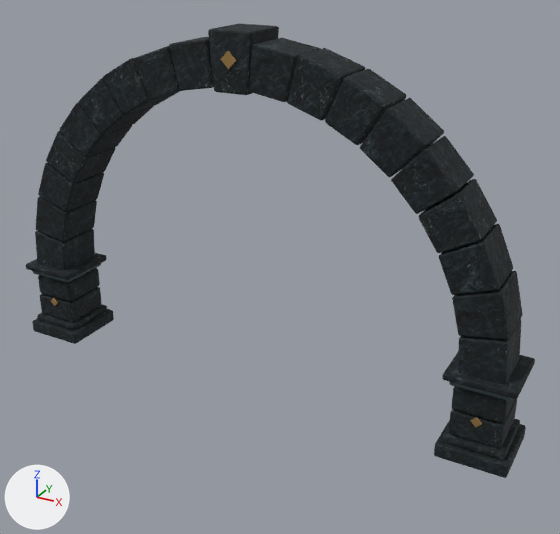
An edit to the glTF model public/assets/gallery-arch.glb, drawn before and after from the same camera.
The view is the same before and after, from a 50 mm camera at (6.15, -10.1, 7.33) aimed at (0.54, 0.11, 2.22). The axes (+X, +Y, +Z) are drawn at lower left. The lights are the same throughout. The picture after the commit comes second. Where no turn or scale is listed for an object, it has been applied to the vertices. Vertices at exactly the same position are counted once.

Names of what the first picture shows: 'gallery-arch — Weathered blue limestone' and 2 more.
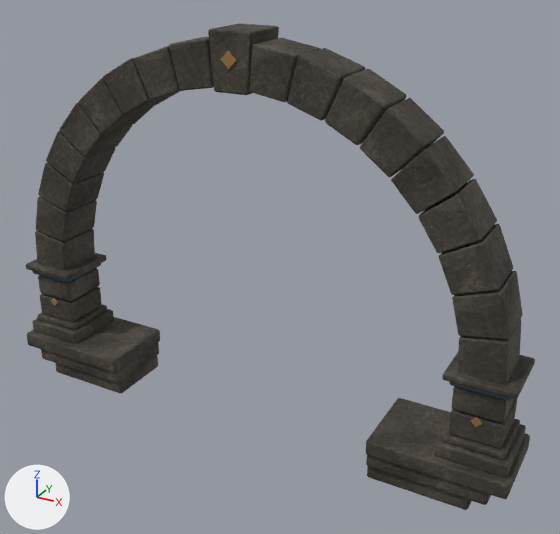
Where the newer file only moved an object's origin or applied its transform, the numbers keep the older frame.

The change, as a diff of the scene's bpy script:
```diff
--- a/public/assets/gallery-arch.glb.py
+++ b/public/assets/gallery-arch.glb.py
@@ img_limestone_roughness @@
+img_limestone_roughness = load_image('limestone-roughness', '_unpacked/limestone-roughness', 512, 512, 'Non-Color')
@@ img_limestone_color @@
+img_limestone_color = load_image('limestone-color', '_unpacked/limestone-color', 512, 512, 'sRGB')
@@ mat_weathered_warm_limestone @@
+mat_weathered_warm_limestone = bpy.data.materials.new('Weathered warm limestone')
+# uses the picture img_limestone_color
+# uses the picture img_limestone_roughness
+# uses the picture img_rock_normal
@@ me_cube_001 @@
 # used by ob_gallery_arch___weathered_blue_limestone; location = (-4.1, 0.0, 0.12)
-me_cube_001.from_pydata(...)  # 1624 vertices, 3132 faces; spans x -0.55..8.75, y -0.57..0.57, z -0.12..5.86
+me_cube_001.from_pydata(...)  # 1960 vertices, 3780 faces; spans x -0.62..8.82, y -0.71..0.71, z -0.91..5.86
+# me_cube_001 part 1: the loose piece of 56 vertices spanning x -0.55..0.55, y -0.57..0.57, z -0.12..0.12 is copied, and the copy is scaled about its middle by (1.78, 1.12, 1.15), then moved by (0.63, 0.0, -0.51), in mat_weathered_warm_limestone; it spans x -0.34..1.6, y -0.65..0.65, z -0.65..-0.37
+# me_cube_001 part 2: the loose piece of 56 vertices spanning x -0.55..0.55, y -0.57..0.57, z -0.12..0.12 is copied, and the copy is scaled about its middle by (1.52, 1.02, 1.15), then moved by (0.77, 0.0, -0.77), in mat_weathered_warm_limestone; it spans x -0.06..1.6, y -0.59..0.59, z -0.91..-0.63
+# me_cube_001 part 3: the loose piece of 56 vertices spanning x 7.65..8.75, y -0.57..0.57, z -0.12..0.12 is copied, and the copy is scaled about its middle by (1.78, 1.12, 1.15), then moved by (-0.63, 0.0, -0.51), in mat_weathered_warm_limestone; it spans x 6.6..8.54, y -0.65..0.65, z -0.65..-0.37
+# me_cube_001 part 4: the loose piece of 56 vertices spanning x 7.65..8.75, y -0.57..0.57, z -0.12..0.12 is copied, and the copy is scaled about its middle by (1.52, 1.02, 1.15), then moved by (-0.77, 0.0, -0.77), in mat_weathered_warm_limestone; it spans x 6.6..8.26, y -0.59..0.59, z -0.91..-0.63
+# me_cube_001 part 5: a new loose piece of 56 vertices spanning x -0.62..1.6, y -0.71..0.71, z -0.39..-0.11, in mat_weathered_warm_limestone
+# me_cube_001 part 6: a new loose piece of 56 vertices spanning x 6.6..8.82, y -0.71..0.71, z -0.39..-0.11, in mat_weathered_warm_limestone
+# me_cube_001 part 7: 720 kept faces spanning x -0.55..8.75, y -0.56..0.56, z -0.12..1.33 get new texture (UV) coordinates
+# me_cube_001 part 8: 3132 faces spanning x -0.55..8.75, y -0.57..0.57, z -0.12..5.86 switch from mat_weathered_blue_limestone to mat_weathered_warm_limestone
```

Where the change shows, as pixel boxes [x1, y1, x2, y2] in the pictures (560 x 534 px):
'gallery-arch — Weathered blue limestone', reshaped (7% taller): before [26, 24, 535, 478]; after [26, 24, 535, 510]
part 1 of me_cube_001, added: after [41, 343, 159, 383]
part 2 of me_cube_001, added: after [55, 356, 158, 393]
part 3 of me_cube_001, added: after [366, 455, 491, 505]
part 4 of me_cube_001, added: after [367, 466, 472, 510]
part 5 of me_cube_001, added: after [27, 317, 160, 373]
part 6 of me_cube_001, added: after [366, 398, 530, 499]
part 7 of me_cube_001, surface changed: [26, 253, 535, 477] in both
part 8 of me_cube_001, recoloured: [26, 24, 535, 478] in both
